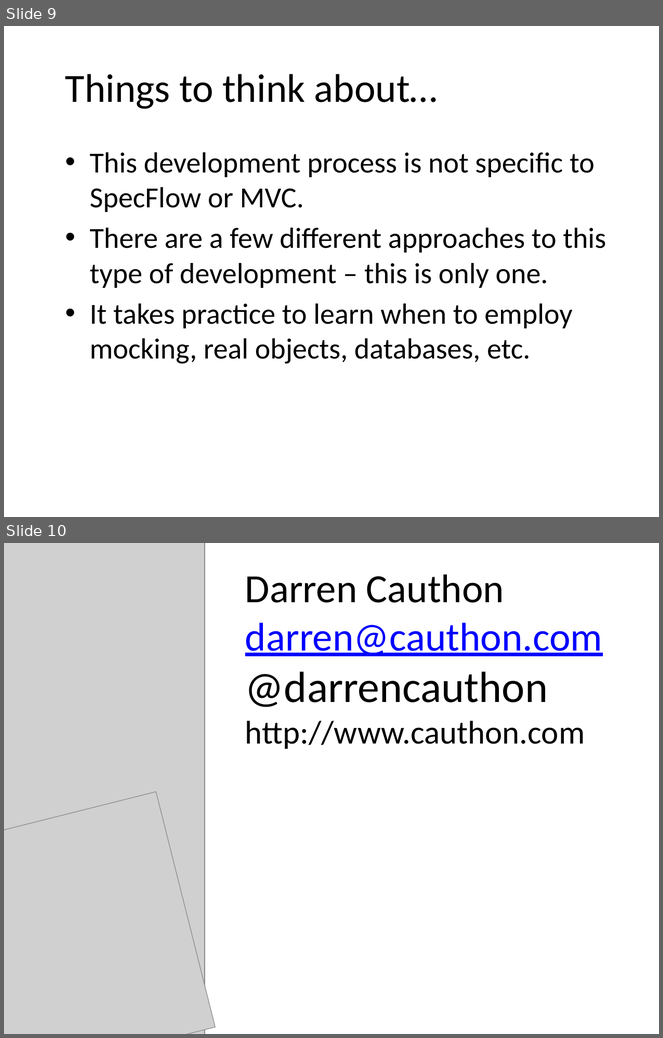
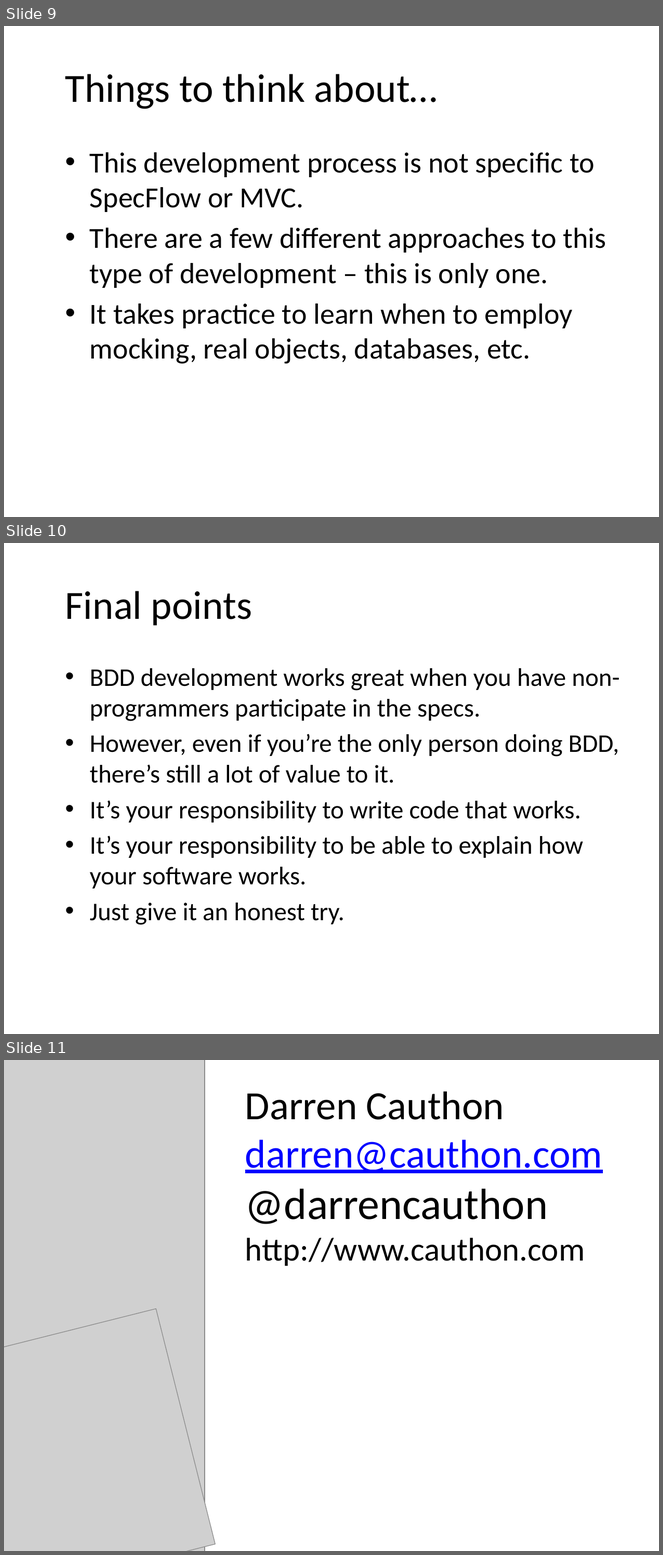
Before and after one commit to darrencauthon/SpecFlow-at-IowaCodeCamp, a slide deck: outside in with specflow/Outside In With SpecFlow.pptx. Shown one above the other, each under a label of ours: slides 9 and 10 before the commit, slides 9, 10 and 11 after it. The pictures are 663x1038 and 663x1555 pixels, drawn with LibreOffice and Linux fonts; fonts in the diff are those of the drawing; grey boxes stand for pictures; background and template pictures are left out. Boxes give left, top, right and bottom in pixels: in the first picture for what was removed or moved away, otherwise in the second. Text is boxed around its words. In the diff, an @@ line names an element or a change of style, - is before the commit and + after.

Commit message:
Add a few final points.

```diff
--- a/outside in with specflow/Outside In With SpecFlow.pptx
+++ b/outside in with specflow/Outside In With SpecFlow.pptx
@@ slide 10 added at box(4, 543, 659, 1034), background picture (left out) @@
@@ title added at box(65, 591, 252, 626), 44 pt, text #000000 @@
+Final points
@@ text added at box(90, 668, 620, 925), 28 pt, text #000000 @@
+• BDD development works great when you have non-programmers participate in the specs.
+• However, even if you’re the only person doing BDD, there’s still a lot of value to it.
+• It’s your responsibility to write code that works.
+• It’s your responsibility to be able to explain how your software works.
+• Just give it an honest try.
@@ what was slide 10 is now slide 11 @@
```
